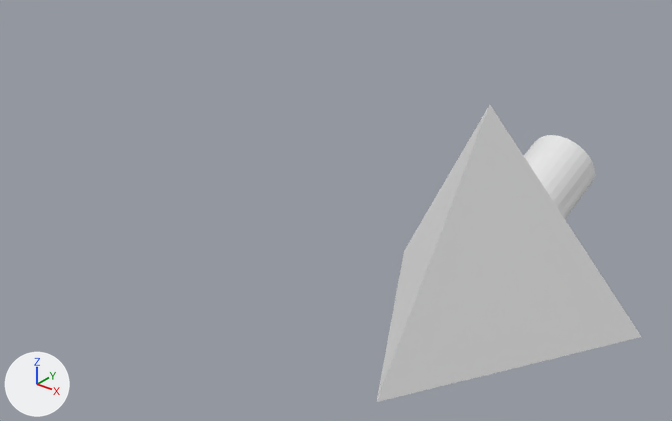
The Blender file Tetra_Objects/tetras_set/tetra_30.blend: old version first, new version second.
Before and after are seen from a camera (50 mm lens) standing at (41.1, -74.7, 54.0) and looking at (-20.1, 1.8, 6.5). The lights are fixed; the arrows at lower left show +X, +Y and +Z.

Objects in the first picture: 'tetra_30'.
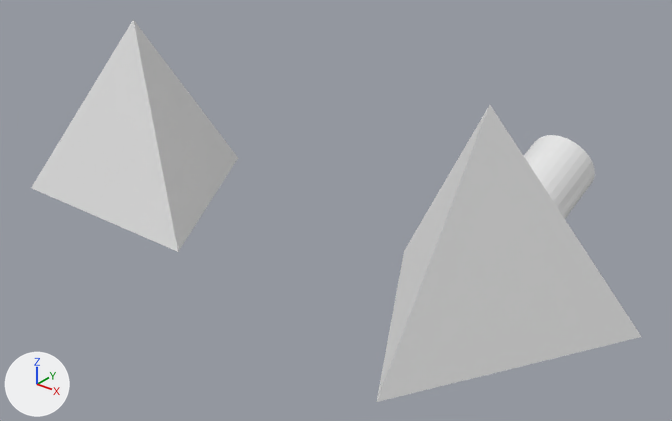
The newer file is also turned or shifted as a whole; pictures and numbers use the older file's frame.

The change in detail:
Mesh me_cone is new.
It has 68 vertices, 38 faces and spans x -15.0..15.0, y -8.7..17.3, z -6.1..18.4.
Object 'tetra_30NP' (ob_tetra_30np) is new; it shows me_cone.
Its location is (-51.32, 0.0, 6.12).

Changed parts and their boxes (x1, y1, x2, y2) in the pictures (672 x 421 px):
'tetra_30NP', added
    after: (31, 20, 238, 252)
